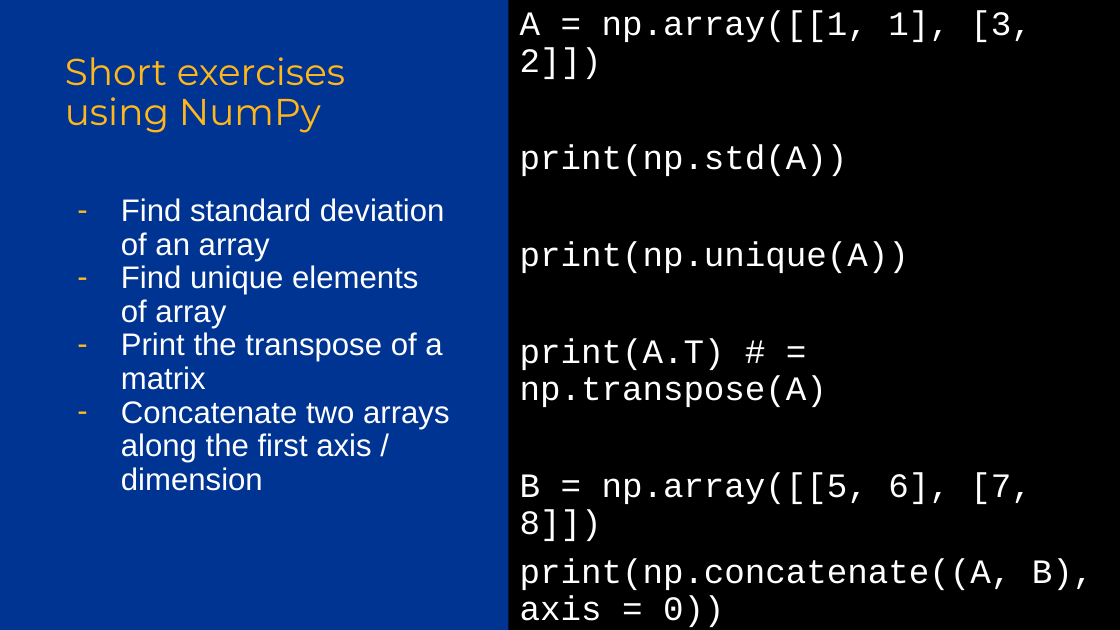
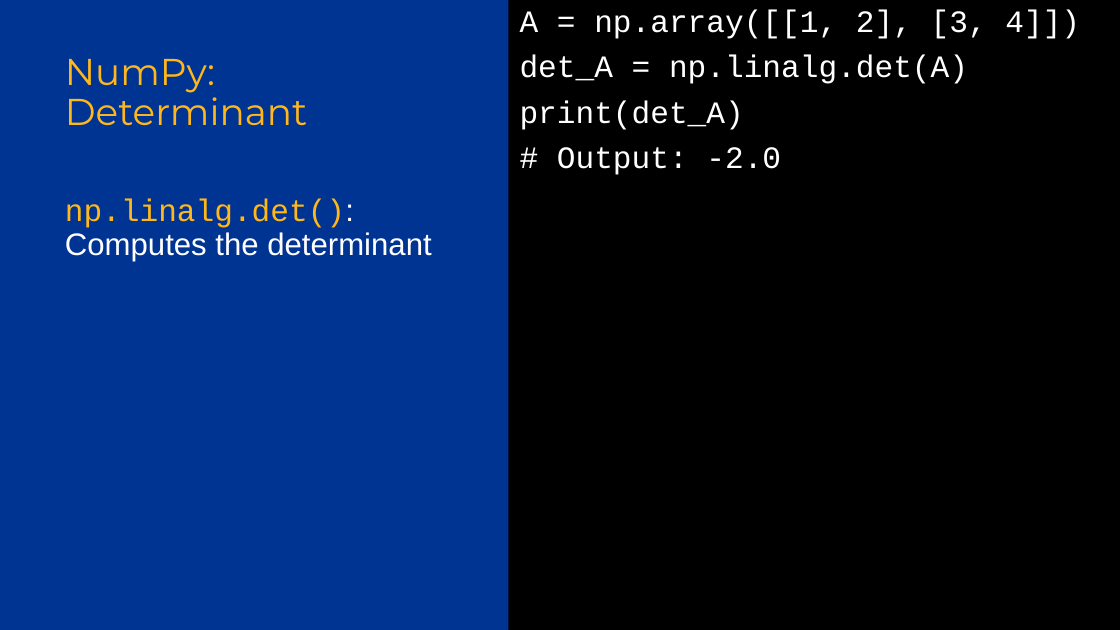
Before and after one commit to Pitt-INFORMS/workshops, a slide deck: slide 31 of python/2024/Python Workshop 2.pptx (slide 19 before the commit). Drawn at 1120x630 pixels with LibreOffice and Linux fonts; fonts in the diff are those of the drawing; background and template pictures are left out. Boxes give left, top, right and bottom in pixels: in the first picture for what was removed or moved away, otherwise in the second. Text is boxed around its words. In the diff, an @@ line names an element or a change of style, - is before the commit and + after.

```diff
--- a/python/2024/Python Workshop 2.pptx
+++ b/python/2024/Python Workshop 2.pptx
@@ text at [520,10,1080,175]: text changed; size 22 to 20 pt @@
-A = np.array([[1, 1], [3, 2]])
-print(np.std(A))
-print(np.unique(A))
-print(A.T) # = np.transpose(A)
-B = np.array([[5, 6], [7, 8]])
-print(np.concatenate((A, B), axis = 0))
+A = np.array([[1, 2], [3, 4]])
+det_A = np.linalg.det(A)
+print(det_A)
+# Output: -2.0
@@ title at [65,59,308,126]: text changed @@
-Short exercises using NumPy
+NumPy: Determinant
@@ text at [65,199,431,261]: text changed @@
-– Find standard deviation of an array
-– Find unique elements of array
-– Print the transpose of a matrix
-– Concatenate two arrays along the first axis / dimension
+np.linalg.det(): Computes the determinant
```
Also in this commit, not shown: 26 other slides changed, 42 slides added, 8 slides removed.
